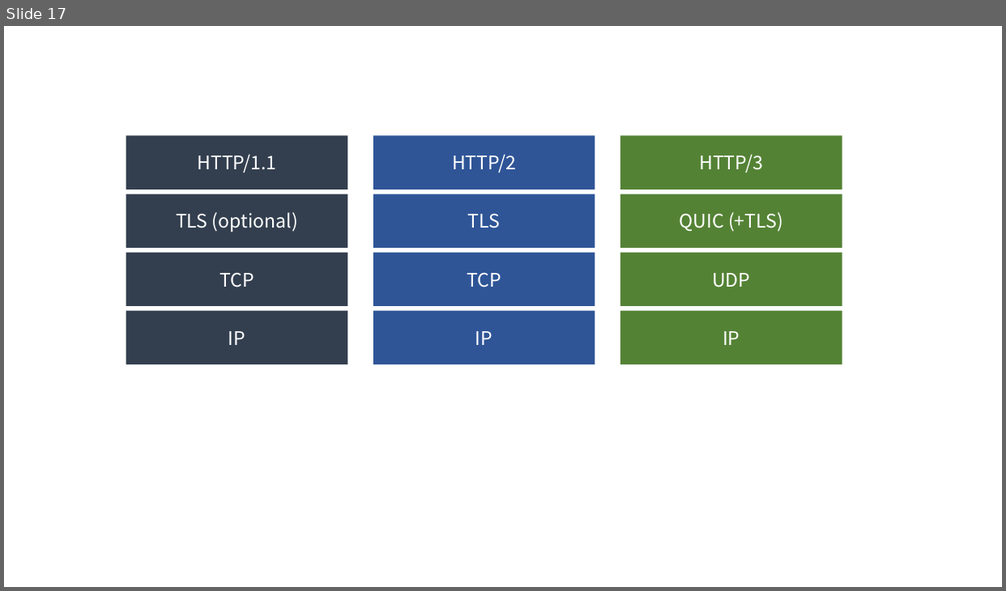
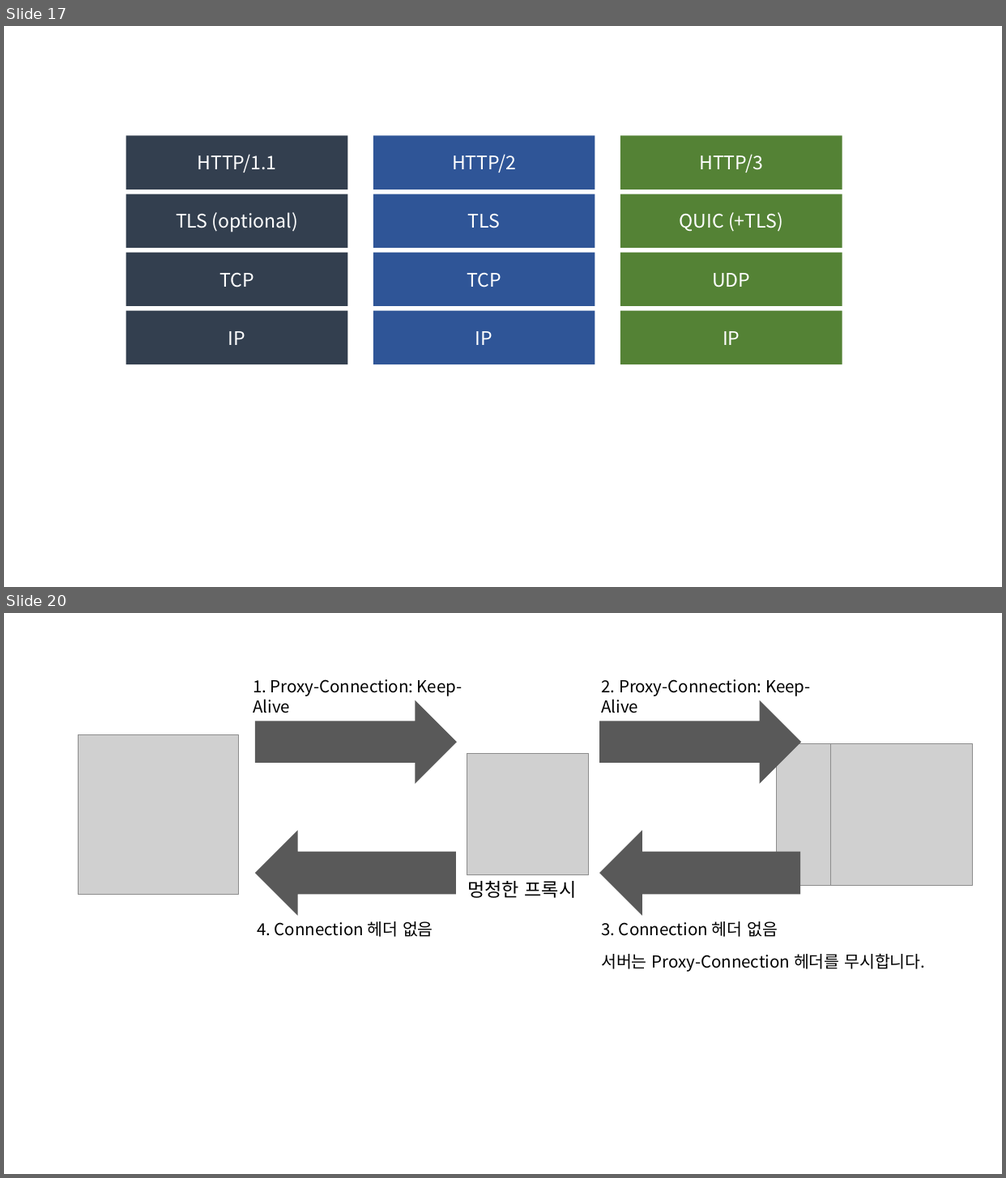
Before and after one commit to beomy/beomy.github.io, a slide deck: static/assets/img/posts/etc/http-version.pptx. Shown one above the other, each under a label of ours: slide 17 before the commit, slides 17 and 20 after it; the slides between them are not shown. The pictures are 1006x591 and 1006x1178 pixels, drawn with LibreOffice and Linux fonts; fonts in the diff are those of the drawing; grey boxes stand for pictures. Boxes give left, top, right and bottom in pixels: in the first picture for what was removed or moved away, otherwise in the second. Text is boxed around its words. In the diff, an @@ line names an element or a change of style, - is before the commit and + after.

```diff
--- a/static/assets/img/posts/etc/http-version.pptx
+++ b/static/assets/img/posts/etc/http-version.pptx
@@ slide 20 added at [4,613,1002,1174], background #FFFFFF @@
@@ group added at [78,679,973,972]: 5 texts, 4 pictures, 2 right arrows, 2 left arrows @@
+멍청한 프록시
+1. Proxy-Connection: Keep-Alive
+2. Proxy-Connection: Keep-Alive
+3. Connection 헤더 없음
+서버는 Proxy-Connection 헤더를 무시합니다.
+4. Connection 헤더 없음
```
Also in this commit, not shown: 5 other slides added, 8 other files.
